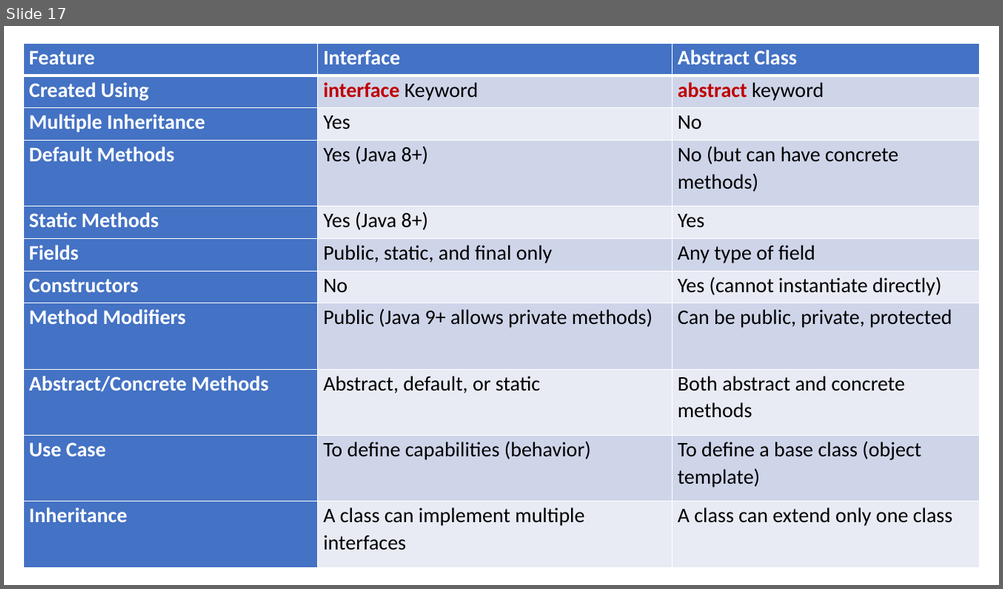
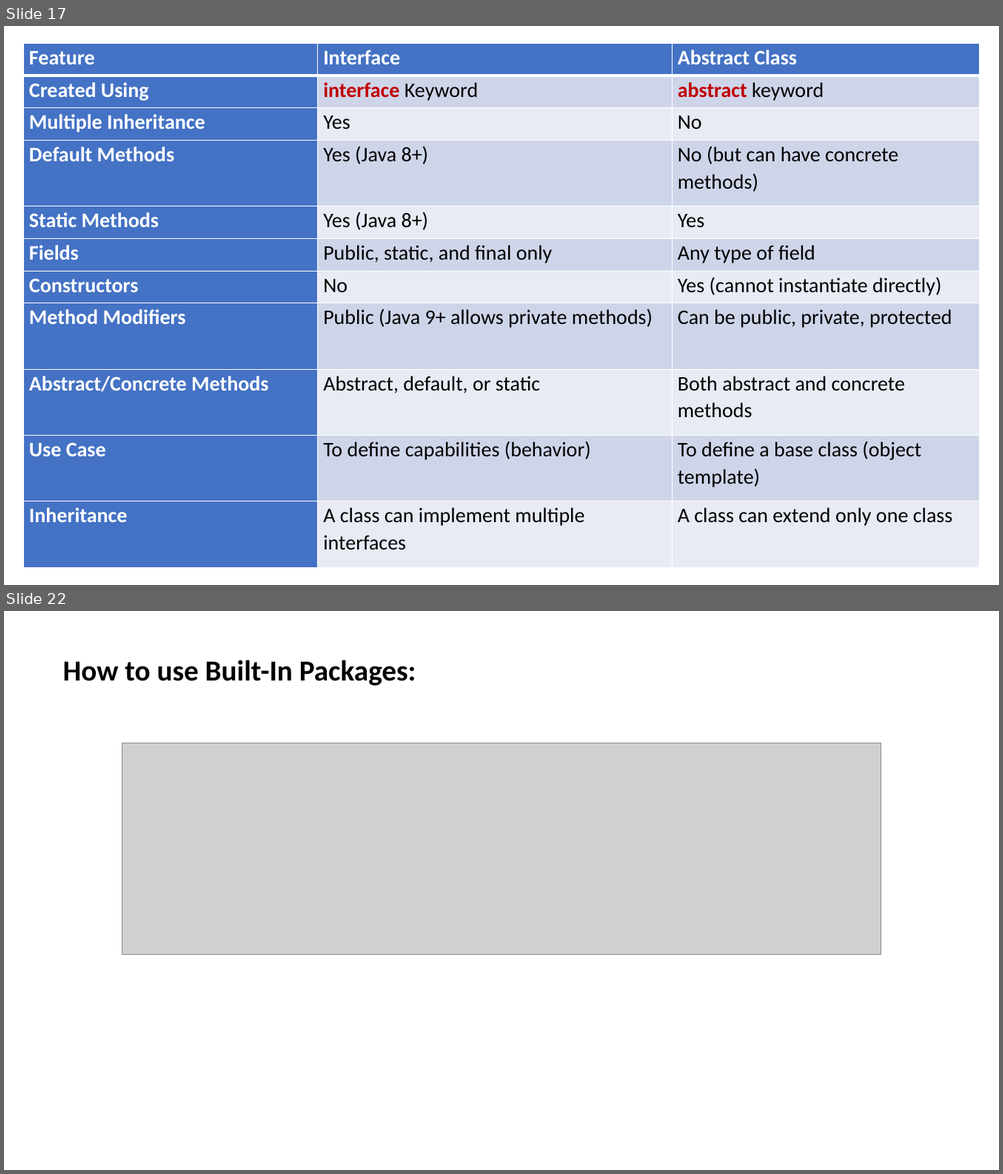
Before and after one commit to PRAMOD-VISHNU-NAIK/MCA-2nd-Sem-Shridevi-College, a slide deck: Theory Class-Notes/Complete Syllabus and Notes/Module-3 Interfaces and Packages.pptx. Shown one above the other, each under a label of ours: slide 17 before the commit, slides 17 and 22 after it; the slides between them are not shown. The pictures are 1003x589 and 1003x1174 pixels, drawn with LibreOffice and Linux fonts; fonts in the diff are those of the drawing; grey boxes stand for pictures. Boxes give left, top, right and bottom in pixels: in the first picture for what was removed or moved away, otherwise in the second. Text is boxed around its words. In the diff, an @@ line names an element or a change of style, - is before the commit and + after.

```diff
--- a/Theory Class-Notes/Complete Syllabus and Notes/Module-3 Interfaces and Packages.pptx
+++ b/Theory Class-Notes/Complete Syllabus and Notes/Module-3 Interfaces and Packages.pptx
@@ slide 22 added at [4,611,999,1170], background #FFFFFF @@
@@ text added at [63,660,416,686], 28 pt, text #000000, bold @@
+How to use Built-In Packages:
@@ picture added at [122,743,881,955] @@
```
Also in this commit, not shown: 1 slide changed, 10 other slides added, 3 slides removed, 3 other files.
